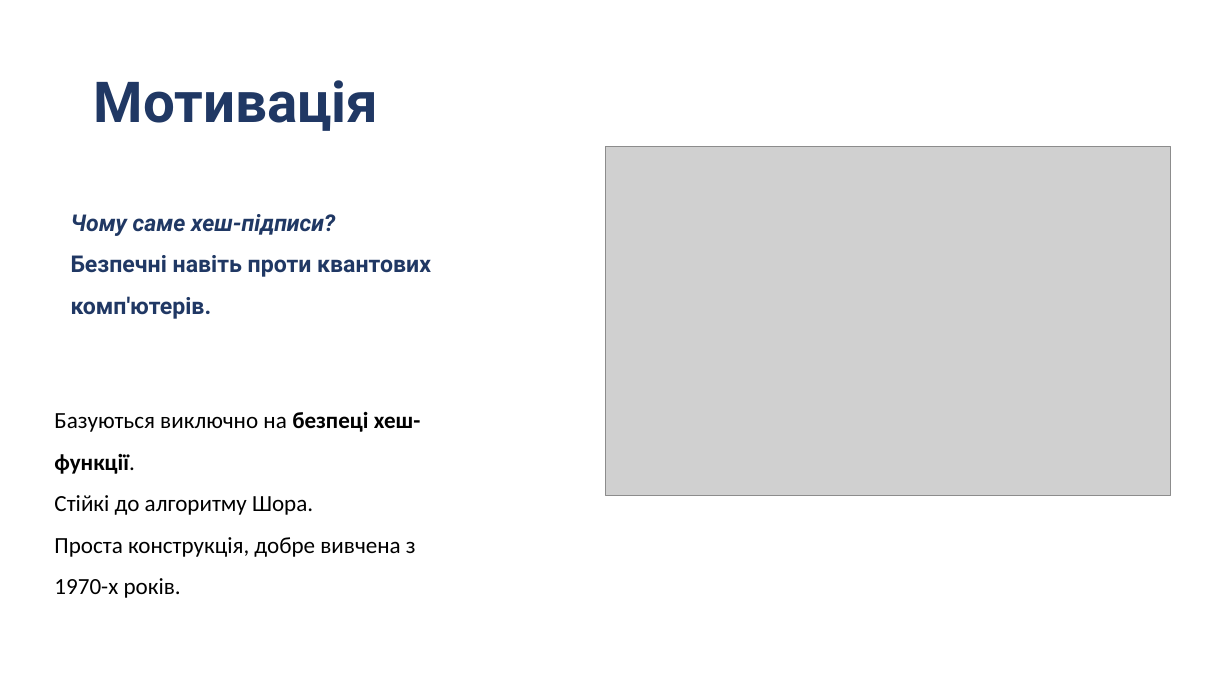
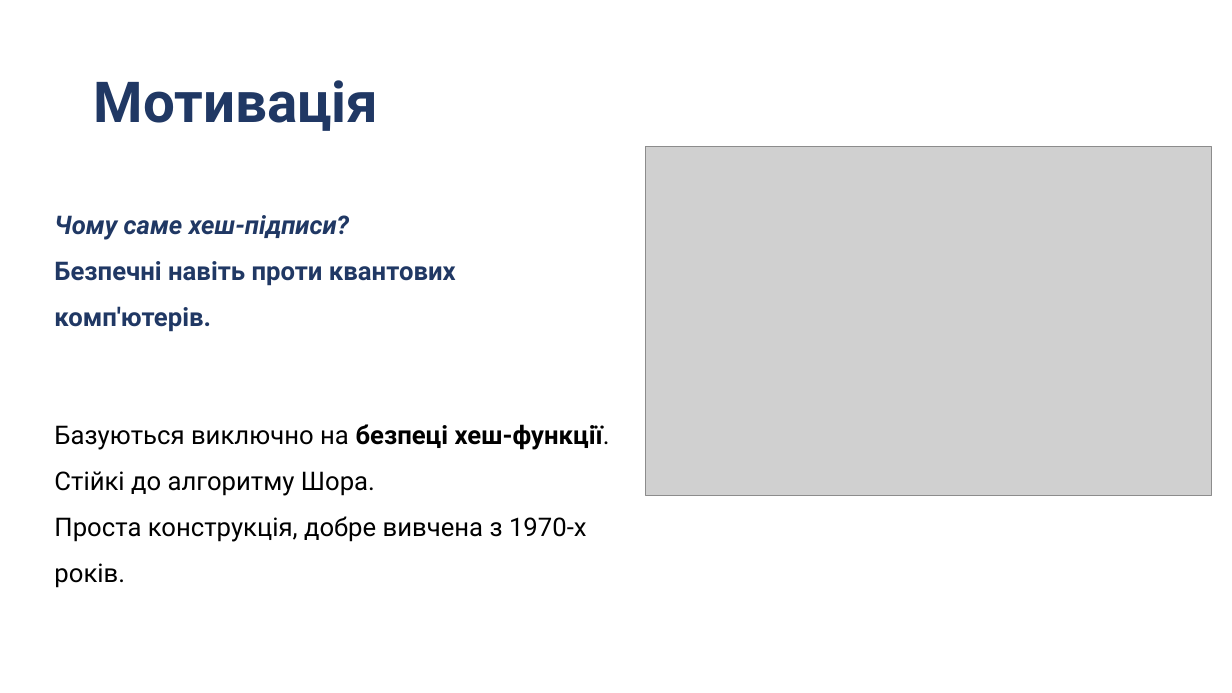
Before and after one commit to Andriykooo/ifntung-studies, a slide deck: slide 2 of Year 1/Постквантова криптографія/UA/2026/PPT/Презентація_7.pptx. Drawn at 1232x693 pixels with LibreOffice and Linux fonts; fonts in the diff are those of the drawing; grey boxes stand for pictures. Boxes give left, top, right and bottom in pixels: in the first picture for what was removed or moved away, otherwise in the second. Text is boxed around its words. In the diff, an @@ line names an element or a change of style, - is before the commit and + after.

Commit message:
feat(post-quantum-cryptography): increase font for 7th presentation

```diff
--- a/Year 1/Постквантова криптографія/UA/2026/PPT/Презентація_7.pptx
+++ b/Year 1/Постквантова криптографія/UA/2026/PPT/Презентація_7.pptx
@@ picture: place and size @@
-picture at <box>605,146,1171,495</box>
+picture at <box>646,146,1212,495</box>
@@ text "Чому саме хеш-підписи? Безпечні навіть ...": place and size @@
-text "Чому саме хеш-підписи? Безпечні навіть ..." at <box>71,214,431,319</box>
+text "Чому саме хеш-підписи? Безпечні навіть ..." at <box>54,215,456,332</box>
@@ text "Чому саме хеш-підписи? Безпечні навіть ..." at <box>54,215,456,332</box>: size 18 to 20 pt @@
@@ text "Базуються виключно на безпеці хеш-функції." at <box>54,424,610,542</box>: size 18 to 20 pt, font Calibri to Roboto @@
```
Also in this commit, not shown: 24 other slides changed.
